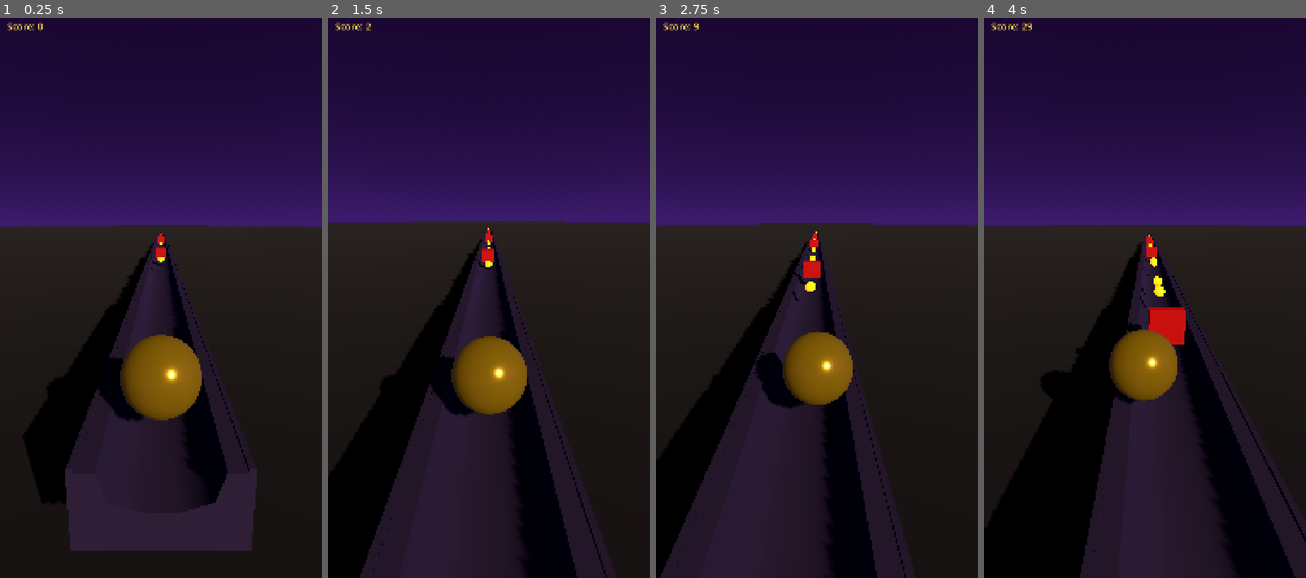
Above: before the commit, frames 1-4 (left to right).
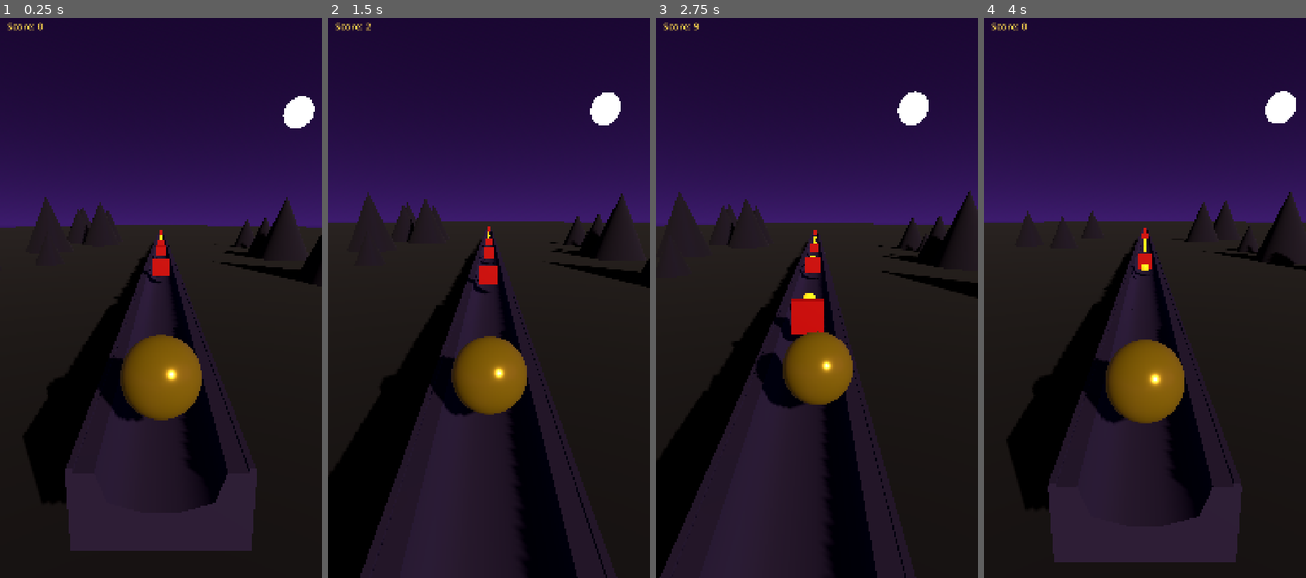
Above: after the commit, the same moments.

Repository: Ebrahassad/marble-rush
Game: Godot game, scene res://scenes/Main.tscn
The game is run twice, just before and just after one commit, with the same random seed, the same clock (stepped at 60 frames per second) and the same inputs.
Inputs (mouse positions are in pixels of both pictures, inside the frame that each line leads up to):
- Up to frame 1 (0.25 s): no input
- Up to frame 2 (1.5 s): move the mouse to (559, 264) at 0.52 s; click (559, 264) at 0.67 s; drag from (424, 320) to (472, 404) at 1.27 s
- Up to frame 3 (2.75 s): move the mouse to (849, 163) at 2.02 s; click (849, 163) at 2.17 s
- Up to frame 4 (4 s): drag from (1128, 404) to (1048, 208) at 2.77 s; click (1145, 331) at 3.5 s, where only the run after the commit has a clickable "Restart"

The runs differ from the first frame. In frame 1, 2.5% of the frame differs, in the area x 11-100%, y 13-51%; in frame 2, 2.5%; in frame 3, 3.6%; in frame 4, 17%, in the area x 0-100%, y 0-100%.

Commit message:
Add procedurally spawned mountains along track and a slowly orbiting moon for a living 3D background

Diff:
--- a/scenes/Main.tscn
+++ b/scenes/Main.tscn
@@ -6,6 +6,7 @@
 [ext_resource type="Script" path="res://scripts/track_manager.gd" id="4"]
 [ext_resource type="Script" path="res://scripts/environment_theme.gd" id="5"]
 [ext_resource type="Script" path="res://scripts/hud.gd" id="6"]
+[ext_resource type="Script" path="res://scripts/sky_decor.gd" id="7"]
 
 [sub_resource type="PlaneMesh" id="PlaneMesh_1"]
 size = Vector2(600, 3000)
@@ -13,6 +14,16 @@
 [sub_resource type="StandardMaterial3D" id="StandardMaterial3D_ground"]
 albedo_color = Color(0.05, 0.02, 0.1, 1)
 roughness = 1.0
+
+[sub_resource type="SphereMesh" id="SphereMesh_moon"]
+radius = 6.0
+height = 12.0
+
+[sub_resource type="StandardMaterial3D" id="StandardMaterial3D_moon"]
+albedo_color = Color(1, 0.95, 0.85, 1)
+emission_enabled = true
+emission = Color(1, 0.92, 0.75, 1)
+emission_energy_multiplier = 1.5
 
 [node name="Main" type="Node3D"]
 
@@ -28,6 +39,14 @@
 transform = Transform3D(1, 0, 0, 0, 1, 0, 0, 0, 1, 0, -1.2, -1400)
 mesh = SubResource("PlaneMesh_1")
 surface_material_override/0 = SubResource("StandardMaterial3D_ground")
+
+[node name="SkyDecor" type="Node3D" parent="."]
+script = ExtResource("7")
+
+[node name="Moon" type="MeshInstance3D" parent="SkyDecor"]
+transform = Transform3D(1, 0, 0, 0, 1, 0, 0, 0, 1, 60, 50, -140)
+mesh = SubResource("SphereMesh_moon")
+surface_material_override/0 = SubResource("StandardMaterial3D_moon")
 
 [node name="Ball" parent="." instance=ExtResource("1")]
 
--- /dev/null
+++ b/scenes/Mountain.tscn
@@ -0,0 +1,14 @@
+[gd_scene load_steps=3 format=3]
+
+[sub_resource type="CylinderMesh" id="CylinderMesh_1"]
+top_radius = 0.0
+bottom_radius = 6.0
+height = 14.0
+
+[sub_resource type="StandardMaterial3D" id="StandardMaterial3D_1"]
+albedo_color = Color(0.09, 0.045, 0.16, 1)
+roughness = 1.0
+
+[node name="Mountain" type="MeshInstance3D"]
+mesh = SubResource("CylinderMesh_1")
+surface_material_override/0 = SubResource("StandardMaterial3D_1")
--- /dev/null
+++ b/scripts/sky_decor.gd
@@ -0,0 +1,6 @@
+extends Node3D
+
+@export var rotation_speed: float = 0.05
+
+func _process(delta: float) -> void:
+	rotate_y(rotation_speed * delta)
--- a/scripts/track_manager.gd
+++ b/scripts/track_manager.gd
@@ -3,6 +3,7 @@
 @export var track_piece_scene: PackedScene = preload("res://scenes/TrackPiece.tscn")
 @export var obstacle_scene: PackedScene = preload("res://scenes/Obstacle.tscn")
 @export var coin_scene: PackedScene = preload("res://scenes/Coin.tscn")
+@export var mountain_scene: PackedScene = preload("res://scenes/Mountain.tscn")
 @export var piece_length: float = 2.19
 @export var pieces_ahead: int = 50
 @export var min_pieces_between_obstacles: int = 5
@@ -10,6 +11,7 @@
 
 var ball: Node3D
 var active_pieces: Array[Node3D] = []
+var active_mountains: Array[Node3D] = []
 var next_z: float = 0.0
 var piece_count: int = 0
 var pieces_since_obstacle: int = 999
@@ -34,6 +36,10 @@
 		var old_piece: Node3D = active_pieces.pop_front()
 		old_piece.queue_free()
 
+	while active_mountains.size() > 0 and active_mountains[0].global_position.z - ball.global_position.z > piece_length * 40.0:
+		var old_mountain: Node3D = active_mountains.pop_front()
+		old_mountain.queue_free()
+
 func _spawn_piece() -> void:
 	var piece: Node3D = track_piece_scene.instantiate()
 	add_child(piece)
@@ -55,4 +61,14 @@
 			add_child(coin)
 			coin.global_position = Vector3(0, 1.5, next_z)
 
+	if piece_count % 3 == 0:
+		var side: float = -1.0 if rng.randf() < 0.5 else 1.0
+		var mountain: Node3D = mountain_scene.instantiate()
+		add_child(mountain)
+		var x_offset: float = side * rng.randf_range(14.0, 26.0)
+		var height_scale: float = rng.randf_range(0.6, 1.8)
+		mountain.global_position = Vector3(x_offset, -3.0, next_z)
+		mountain.scale = Vector3(height_scale, height_scale, height_scale)
+		active_mountains.append(mountain)
+
 	next_z -= piece_length
Not shown: 1 places in scenes/Main.tscn that only renumber resources
